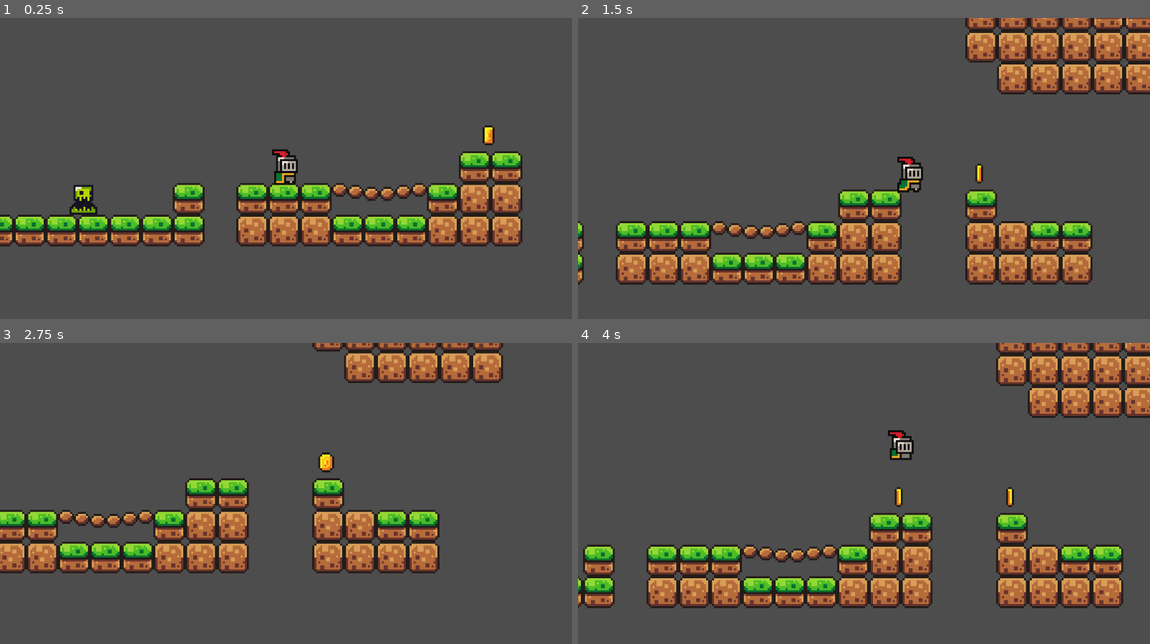
Above: before the commit, frames 1-4 (two rows, left to right).
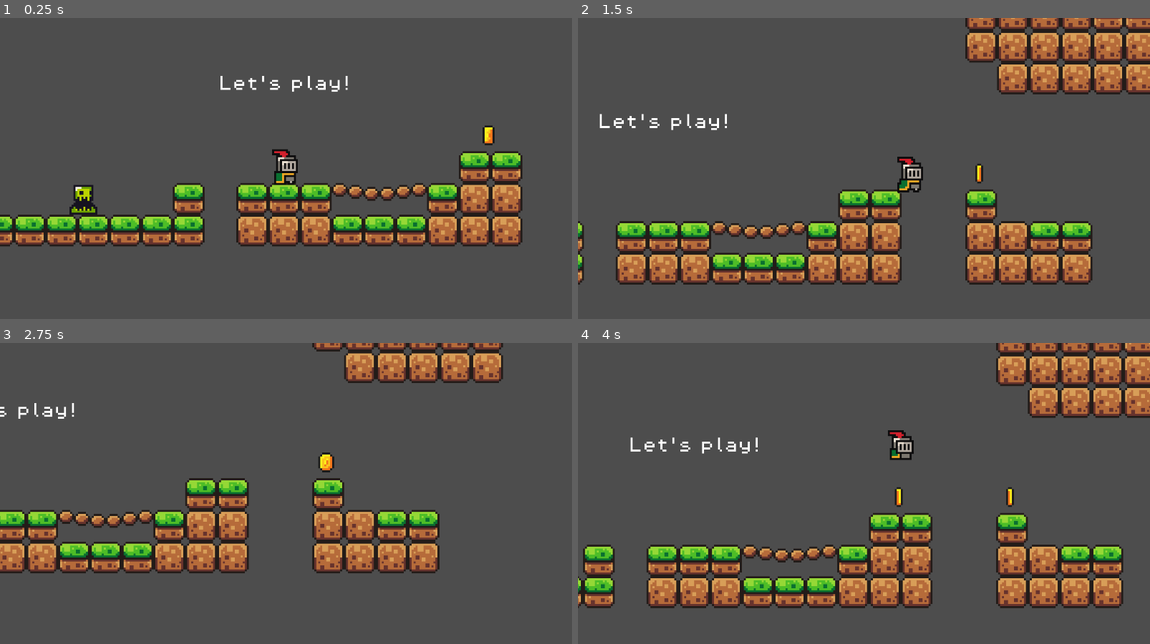
Above: after the commit, the same moments.

Repository: NicolasGarric/godot-knight-jumper
Game: Godot game, scene res://scenes/game.tscn
The game is run twice, just before and just after one commit, with the same random seed, the same clock (stepped at 60 frames per second) and the same inputs.
Inputs:
- Up to frame 1 (0.25 s): no input
- Up to frame 2 (1.5 s): hold D (move_right) from 0.53 s (still down); tap Space (jump) at 0.77 s
- Up to frame 3 (2.75 s): tap Space (jump) at 1.52 s; release D (move_right) at 2.03 s; hold A (move_left) from 2.03 s (still down)
- Up to frame 4 (4 s): release A (move_left) at 2.78 s; hold D (move_right) from 2.78 s (still down); tap Space (jump) at 3.02, 3.77 s

The runs differ from the first frame. In frame 1, 0.3% of the frame differs, in the area x 38-61%, y 19-25%; in frame 2, 0.3%; in frame 3, 0.2%; in frame 4, 0.3%.

Commit message:
Labels and game manager created.

Diff:
--- a/godot-knight-jumper/scenes/game.tscn
+++ b/godot-knight-jumper/scenes/game.tscn
@@ -1,11 +1,13 @@
-[gd_scene load_steps=31 format=3 uid="uid://cc6yfxa71ecl5"]
-
+[gd_scene load_steps=33 format=3 uid="uid://cc6yfxa71ecl5"]
+
+[ext_resource type="Script" path="res://scripts/game_manager.gd" id="1_8pyvh"]
 [ext_resource type="Texture2D" uid="uid://dqxhxieu6loy0" path="res://assets/sprites/world_tileset.png" id="1_ag6ng"]
 [ext_resource type="PackedScene" uid="uid://bfcmxyfps6aqx" path="res://scenes/player.tscn" id="1_pewfk"]
 [ext_resource type="PackedScene" uid="uid://d2gp3lb4jdnp4" path="res://scenes/platform.tscn" id="3_5hfyl"]
 [ext_resource type="PackedScene" uid="uid://c2lje47tybwvc" path="res://scenes/coin.tscn" id="4_tvrc1"]
 [ext_resource type="PackedScene" uid="uid://csmthfu7102pf" path="res://scenes/kilzone.tscn" id="5_1iw26"]
 [ext_resource type="PackedScene" uid="uid://ciw7eqgje80fh" path="res://scenes/slime.tscn" id="6_oyrc6"]
+[ext_resource type="FontFile" uid="uid://cri4blaj4qcvc" path="res://assets/fonts/PixelOperator8.ttf" id="7_xxvth"]
 
 [sub_resource type="TileSetAtlasSource" id="TileSetAtlasSource_ljktv"]
 texture = ExtResource("1_ag6ng")
@@ -444,6 +446,22 @@
 
 [node name="Game" type="Node2D"]
 
+[node name="GameManager" type="Node" parent="."]
+unique_name_in_owner = true
+script = ExtResource("1_8pyvh")
+
+[node name="ScoreLabel" type="Label" parent="GameManager"]
+offset_left = -615.0
+offset_top = -1121.0
+offset_right = -518.0
+offset_bottom = -1091.0
+theme_override_fonts/font = ExtResource("7_xxvth")
+theme_override_font_sizes/font_size = 8
+text = "Congratulation you collected X coins!"
+horizontal_alignment = 1
+vertical_alignment = 1
+autowrap_mode = 2
+
 [node name="TileMap" type="TileMap" parent="."]
 tile_set = SubResource("TileSet_w5vmg")
 format = 2
@@ -633,3 +651,23 @@
 
 [node name="Slime" parent="." instance=ExtResource("6_oyrc6")]
 position = Vector2(-236, -16)
+
+[node name="Label" type="Node" parent="."]
+
+[node name="Label" type="Label" parent="Label"]
+offset_left = -153.0
+offset_top = -86.0
+offset_right = -86.0
+offset_bottom = -63.0
+theme_override_fonts/font = ExtResource("7_xxvth")
+theme_override_font_sizes/font_size = 8
+text = "Let's play!"
+
+[node name="Label2" type="Label" parent="Label"]
+offset_left = 655.0
+offset_top = -549.0
+offset_right = 722.0
+offset_bottom = -526.0
+theme_override_fonts/font = ExtResource("7_xxvth")
+theme_override_font_sizes/font_size = 8
+text = "Jump!"
--- a/godot-knight-jumper/scripts/coin.gd
+++ b/godot-knight-jumper/scripts/coin.gd
@@ -1,5 +1,7 @@
 extends Area2D
 
+@onready var game_manager: Node = %GameManager
+
 func _on_body_entered(body: Node2D) -> void:
-	print("Coined :)")
+	game_manager.add_point()
 	queue_free()
--- /dev/null
+++ b/godot-knight-jumper/scripts/game_manager.gd
@@ -0,0 +1,8 @@
+extends Node
+
+var score = 0
+@onready var score_label: Label = $ScoreLabel
+
+func add_point():
+	score += 1
+	score_label.text = "You collected" + str(score) + " coins!"
